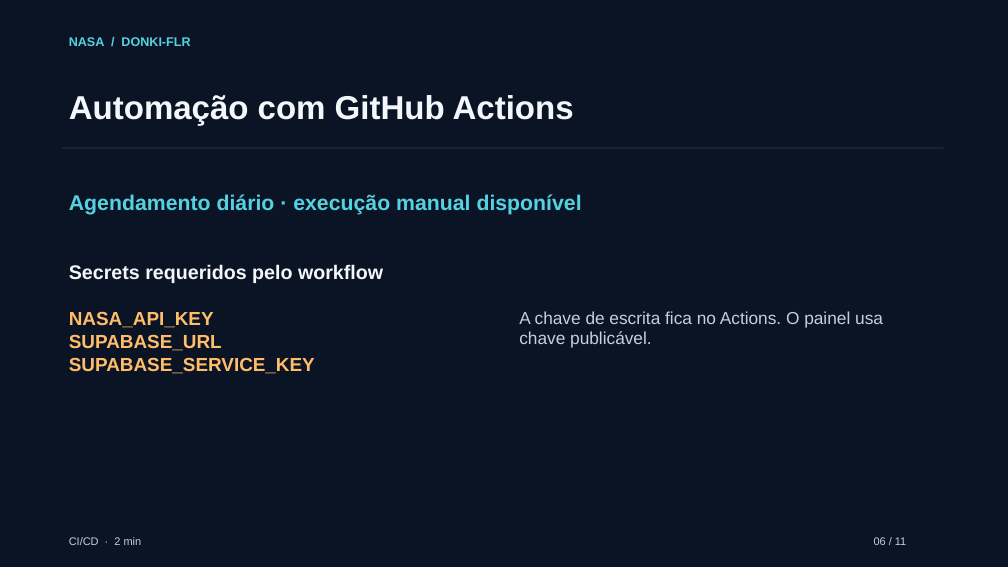
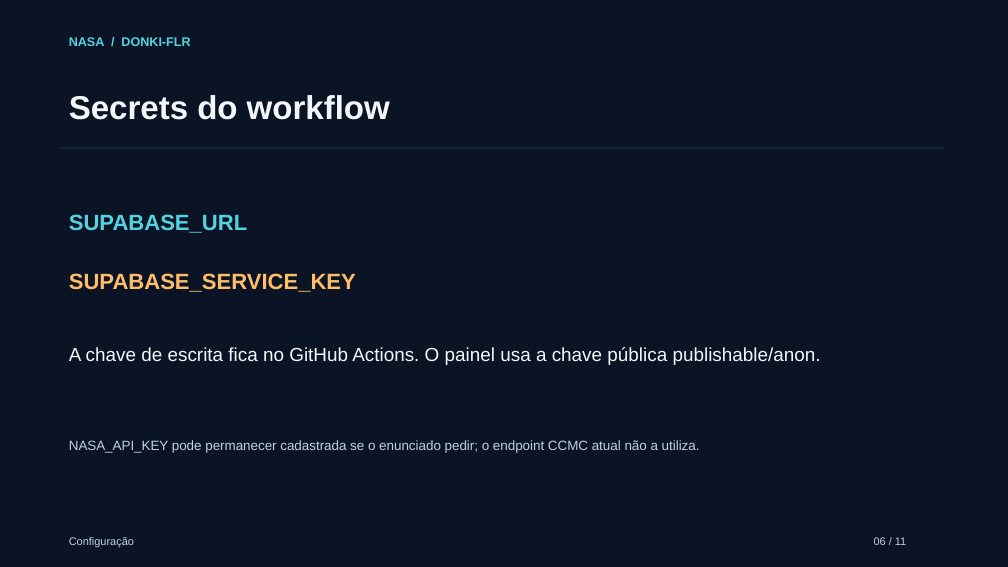
Before and after one commit to API-NASA-CCS/DONKI-FLR, a slide deck: slide 6 of docs/apresentacao.pptx. Drawn at 1008x567 pixels with LibreOffice and Linux fonts; fonts in the diff are those of the drawing. Boxes give left, top, right and bottom in pixels: in the first picture for what was removed or moved away, otherwise in the second. Text is boxed around its words. In the diff, an @@ line names an element or a change of style, - is before the commit and + after.

Commit message:
Corrige endpoint DONKI após migração CCMC

```diff
--- a/docs/apresentacao.pptx
+++ b/docs/apresentacao.pptx
@@ text at (69,95,390,120): text changed @@
-Automação com GitHub Actions
+Secrets do workflow
@@ text removed at (69,194,582,215) @@
-Agendamento diário · execução manual disponível
@@ text added at (69,214,247,233), 21 pt, text #55D2E1, bold @@
+SUPABASE_URL
@@ text at (69,273,356,292): text changed; size 18.8 to 21 pt; text colour #F3F7FB to #FFBD69 @@
-Secrets requeridos pelo workflow
+SUPABASE_SERVICE_KEY
@@ text removed at (69,311,315,374) @@
-NASA_API_KEY
-SUPABASE_URL
-SUPABASE_SERVICE_KEY
@@ text at (69,347,821,365): text changed; size 16.5 to 18 pt; text colour #BFD0DF to #F3F7FB @@
-A chave de escrita fica no Actions. O painel usa chave publicável.
+A chave de escrita fica no GitHub Actions. O painel usa a chave pública publishable/anon.
@@ text added at (69,440,700,453), 12.8 pt, text #BFD0DF @@
+NASA_API_KEY pode permanecer cadastrada se o enunciado pedir; o endpoint CCMC atual não a utiliza.
@@ text at (69,537,134,548): text changed @@
-CI/CD · 2 min
+Configuração
```
Also in this commit, not shown: 6 other slides changed, 3 slides added, 3 slides removed, 8 other files.
